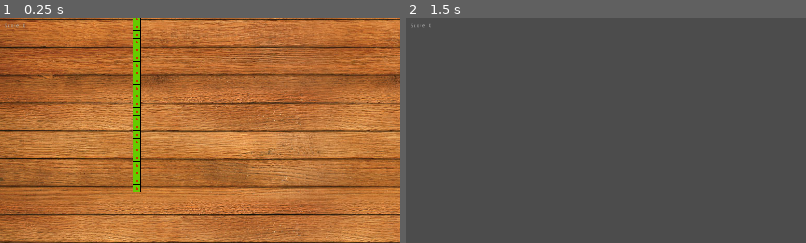
Above: before the commit, frames 1-2 (left to right).
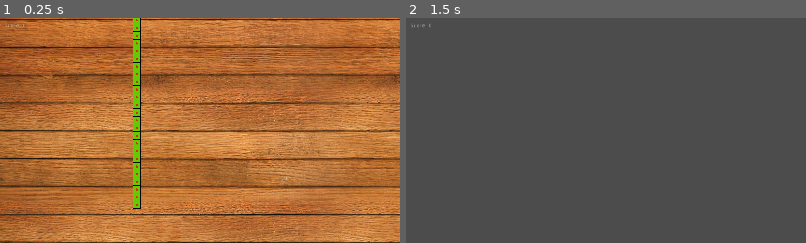
Above: after the commit, the same moments.

Repository: solangebl/godot-carcassonne
Game: Godot game, scene res://scenes/Game.tscn
Two runs of this game, one before a commit and one after it. Both use one fixed random seed, a clock stepped at 60 frames per second and the inputs below.
Inputs (mouse positions are % of the whole screen's width and height, from its top left):
- Up to frame 1 (0.25 s): no input
- Up to frame 2 (1.5 s): tap Enter at 0.5 s; move the mouse to (72, 45) at 0.52 s; hold Right (ui_right) 0.53-1.25 s; hold Ctrl 0.53-1.25 s; click (72, 45) at 0.67 s; tap Space at 1.25 s; drag from (30, 55) to (45, 70) at 1.27 s
The pictures show only the part of the screen within x 0-50%, y 0-50%; the shares and areas given below are measured in that part.

The runs differ from the first frame. In frame 1, 0.4% of the frame differs, in the area x 33-36%, y 0-85%; in frame 2, nothing differs.

Commit message:
aligning

Diff:
--- a/scenes/Game.tscn
+++ b/scenes/Game.tscn
@@ -16,7 +16,7 @@
 [node name="HUD" parent="." instance=ExtResource( 2 )]
 
 [node name="Board" parent="." instance=ExtResource( 3 )]
-position = Vector2( -33, -127 )
+position = Vector2( -33, -95 )
 
 [node name="Camera2D" type="Camera2D" parent="."]
 position = Vector2( 480.241, 414.57 )
